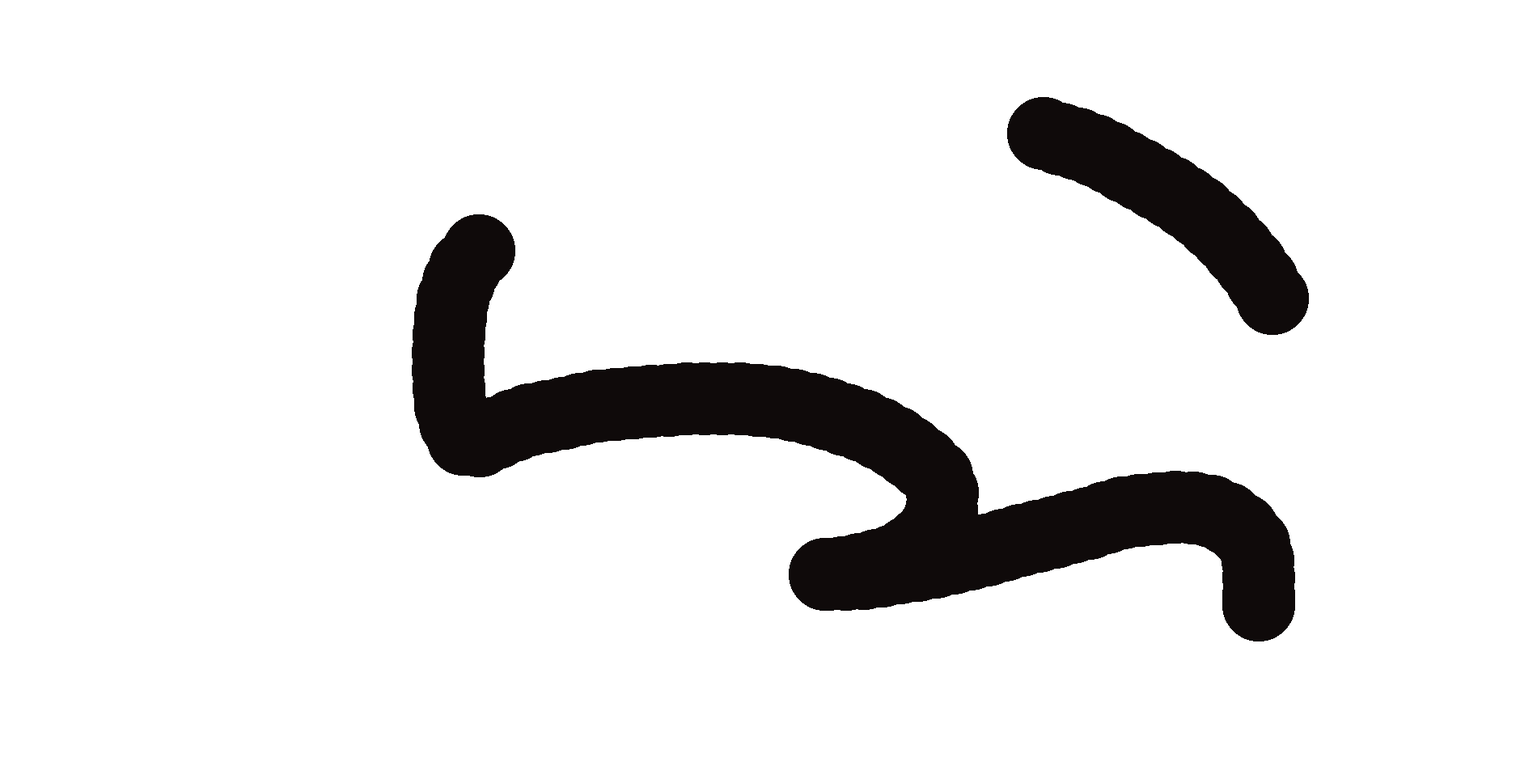
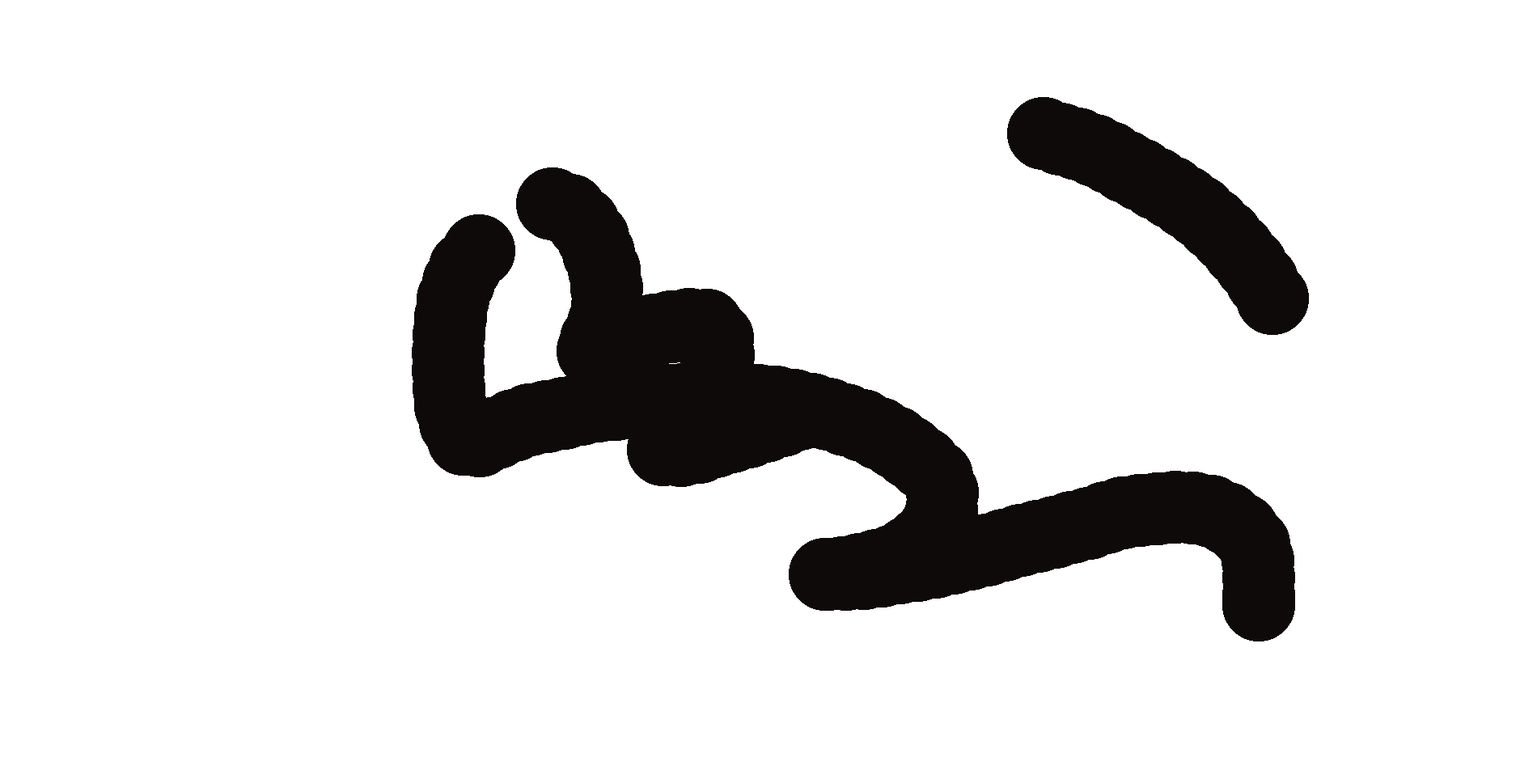
Two versions of the same layered image (1537x762). Layer-by-layer changes:
painted on "Layer 1" over [516, 167, 814, 487]
